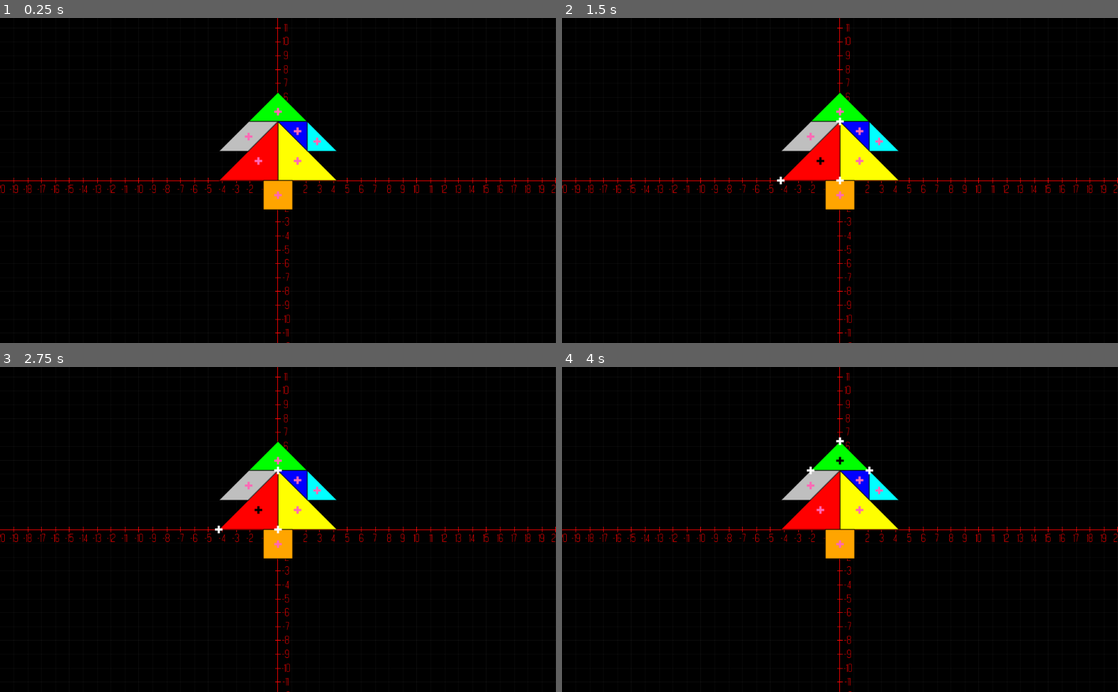
Above: before the commit, frames 1-4 (two rows, left to right).
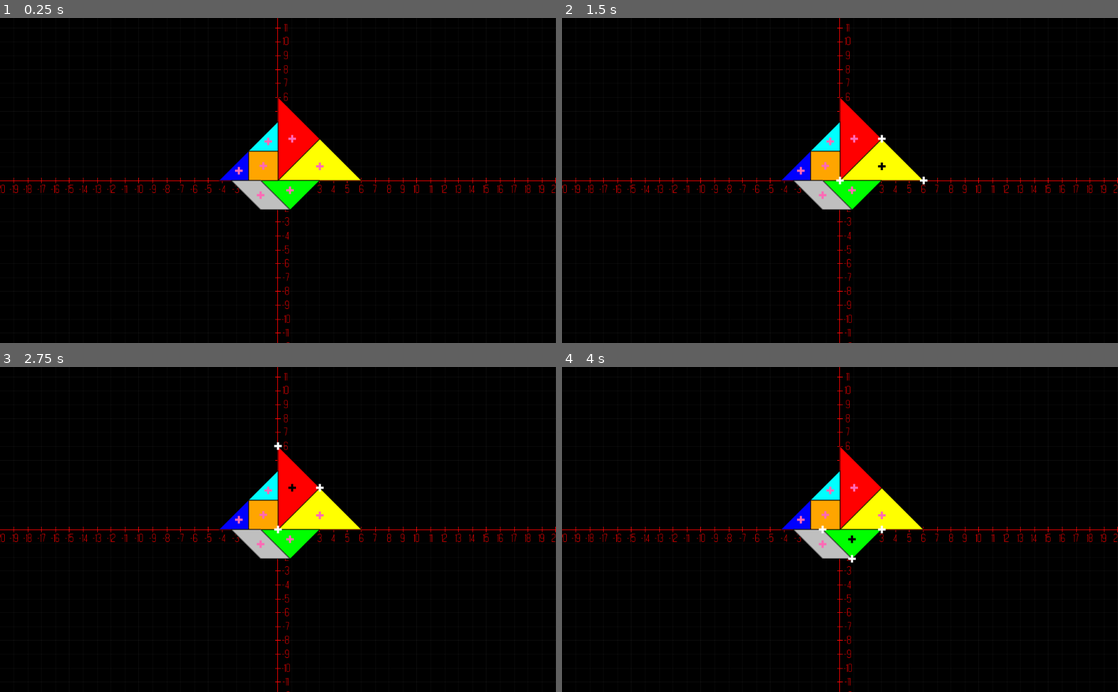
Above: after the commit, the same moments.

Repository: ikicapitan/ProyMat2018-Godot-
Game: Godot game, scene res://Scenes/main.tscn
Two runs of this game, one before a commit and one after it. Both use one fixed random seed, a clock stepped at 60 frames per second and the inputs below.
Inputs (mouse positions are in pixels of both pictures, inside the frame that each line leads up to; where the layout moved, square brackets give the same spot in the first picture):
- Up to frame 1 (0.25 s): no input
- Up to frame 2 (1.5 s): click (878, 167) [862, 161] at 0.5 s; click (817, 161) at 1.27 s
- Up to frame 3 (2.75 s): click (289, 487) at 2.02 s
- Up to frame 4 (4 s): click (840, 461) at 2.77 s; click (851, 539) at 3.52 s

The runs differ from the first frame. In frame 1, 4.3% of the frame differs, in the area x 39-66%, y 22-59%; in frame 2, 4.4%; in frame 3, 4.4%; in frame 4, 4.4%, in the area x 39-66%, y 21-61%.

Commit message:
Semi-Final

Diff:
--- a/Scenes/main.gd
+++ b/Scenes/main.gd
@@ -9,6 +9,7 @@
 export (PackedScene) var arbol
 export (PackedScene) var select
 export (PackedScene) var select_p
+export (int) var cant_figuras
 
 func _ready():
-	pass
+	randomize()
--- a/Scenes/main.tscn
+++ b/Scenes/main.tscn
@@ -12,7 +12,7 @@
 [ext_resource path="res://Scenes/slct_pieza.tscn" type="PackedScene" id=10]
 [ext_resource path="res://Scenes/nivel.gd" type="Script" id=11]
 
-[node name="main" type="Node" index="0" groups=[
+[node name="main" type="Node" groups=[
 "main",
 ]]
 
@@ -26,6 +26,7 @@
 arbol = ExtResource( 8 )
 select = ExtResource( 9 )
 select_p = ExtResource( 10 )
+cant_figuras = 5
 
 [node name="cam" type="Camera2D" parent="." index="0"]
 
--- a/Scenes/nivel.gd
+++ b/Scenes/nivel.gd
@@ -59,5 +59,18 @@
 	add_child(newTangram)
 
 func cargar_pieza():
-	var newTangram = get_tree().get_nodes_in_group("main")[0].arbol.instance()
+	var resultado = randi()%get_tree().get_nodes_in_group("main")[0].cant_figuras+1
+	var newTangram
+	match resultado:
+		1:
+			newTangram = get_tree().get_nodes_in_group("main")[0].gato.instance()
+		2:
+			newTangram = get_tree().get_nodes_in_group("main")[0].barco.instance()
+		3:
+			newTangram = get_tree().get_nodes_in_group("main")[0].casita.instance()
+		4:
+			newTangram = get_tree().get_nodes_in_group("main")[0].cisne.instance()
+		5:
+			newTangram = get_tree().get_nodes_in_group("main")[0].arbol.instance()
+
 	get_tree().get_nodes_in_group("tangram")[0].add_child(newTangram)
--- a/Scenes/slct.gd
+++ b/Scenes/slct.gd
@@ -1,10 +1,14 @@
 extends TextureButton
 
+var ref_v #Referencia a que vertice pertenece
 
 func _ready():
-	pass
+	get_node("Ejes/X").text = String(round(ref_v.x / get_tree().get_nodes_in_group("tangram")[0].offset.x))
+	get_node("Ejes/Y").text = String(round(ref_v.y / get_tree().get_nodes_in_group("tangram")[0].offset.x)*-1)
 
-
+func _process(delta):
+	if(Input.is_action_just_released("enter")):
+		modificar_v()
 
 func _on_slct_button_up(): #Si clickeo
 	modulate = Color(0.4, 0.2, 0.6, 1) #Cambio de color
@@ -13,3 +17,21 @@
 		if(p != self): #Si el vertice es justo el clickeado (o sea el actual)
 			p.modulate = Color(1.0, 1.0, 1.0, 1) #Cambio a blanco
 			p.get_node("Ejes").visible = false #Hago visible edicion de ejes
+
+func _on_X_text_changed():
+	if(abs(get_node("Ejes/X").text.to_float()) > get_tree().get_nodes_in_group("nivel")[0].unidad_x):
+		if(get_node("Ejes/X").text.to_int() > 0): #Es positivo
+			get_node("Ejes/X").text = String(get_tree().get_nodes_in_group("nivel")[0].unidad_x)
+		else:
+			get_node("Ejes/X").text = String(-get_tree().get_nodes_in_group("nivel")[0].unidad_x)
+
+func _on_Y_text_changed():
+	if(abs(get_node("Ejes/Y").text.to_float()) > get_tree().get_nodes_in_group("nivel")[0].unidad_x):
+		if(get_node("Ejes/Y").text.to_int() > 0): #Es positivo
+			get_node("Ejes/Y").text = String(get_tree().get_nodes_in_group("nivel")[0].unidad_x)
+		else:
+			get_node("Ejes/Y").text = String(-get_tree().get_nodes_in_group("nivel")[0].unidad_x)
+
+func modificar_v(): #Modifica el vertice y lo vuelve a dibujar
+	ref_v = Vector2(get_node("Ejes/X").text.to_int(), get_node("Ejes/Y").text.to_int())
+	get_tree().get_nodes_in_group("tangram")[0].actualizar_figura()
--- a/Scenes/slct.tscn
+++ b/Scenes/slct.tscn
@@ -3,7 +3,7 @@
 [ext_resource path="res://Sprites/seleccion.png" type="Texture" id=1]
 [ext_resource path="res://Scenes/slct.gd" type="Script" id=2]
 
-[node name="slct" type="TextureButton" groups=[
+[node name="slct" type="TextureButton" index="0" groups=[
 "slct",
 ]]
 
@@ -51,7 +51,7 @@
 mouse_default_cursor_shape = 0
 size_flags_horizontal = 1
 size_flags_vertical = 1
-text = "0"
+text = "000"
 readonly = false
 highlight_current_line = false
 syntax_highlighting = false
@@ -67,7 +67,7 @@
 caret_blink = false
 caret_blink_speed = 0.65
 caret_moving_by_right_click = true
-_sections_unfolded = [ "Visibility" ]
+_sections_unfolded = [ "Rect", "Visibility", "custom_fonts" ]
 
 [node name="Y" type="TextEdit" parent="Ejes" index="1"]
 
@@ -75,9 +75,9 @@
 anchor_top = 0.0
 anchor_right = 0.0
 anchor_bottom = 0.0
-margin_left = 51.0
+margin_left = 52.0
 margin_top = 12.0
-margin_right = 85.0
+margin_right = 86.0
 margin_bottom = 36.0
 rect_pivot_offset = Vector2( 0, 0 )
 rect_clip_content = false
@@ -102,6 +102,10 @@
 caret_blink = false
 caret_blink_speed = 0.65
 caret_moving_by_right_click = true
-_sections_unfolded = [ "Visibility" ]
+_sections_unfolded = [ "Rect", "Visibility", "custom_fonts" ]
 
 [connection signal="button_up" from="." to="." method="_on_slct_button_up"]
+
+[connection signal="text_changed" from="Ejes/X" to="." method="_on_X_text_changed"]
+
+[connection signal="text_changed" from="Ejes/Y" to="." method="_on_Y_text_changed"]
--- a/Scenes/slct_pieza.gd
+++ b/Scenes/slct_pieza.gd
@@ -4,7 +4,6 @@
 
 func _ready():
 	pass
-
 
 func _on_slct_pieza_button_up():
 	modulate = Color(0.0, 0.0, 0.0, 1) #Cambio de color
@@ -13,4 +12,8 @@
 			p.modulate = Color(1, 0.41, 0.71, 1) #Cambio a rosadito
 	if get_tree().get_nodes_in_group("tangram")[0].target != pieza_referencia:
 		get_tree().get_nodes_in_group("tangram")[0].target = pieza_referencia
-		get_tree().get_nodes_in_group("tangram")[0].actualizar()
+		var vert_edit = get_tree().get_nodes_in_group("slct")
+		if(vert_edit.size() > 0): #Si es mayor a 0, es porque hay vertices creados, solo actualizo valores
+			get_tree().get_nodes_in_group("tangram")[0].actualizar_seleccion()
+		else: #Sino, si es 0, es porque no habia vertices, tengo que crearlos
+			get_tree().get_nodes_in_group("tangram")[0].actualizar()
--- a/Scenes/slct_pieza.tscn
+++ b/Scenes/slct_pieza.tscn
@@ -3,7 +3,7 @@
 [ext_resource path="res://Sprites/seleccion.png" type="Texture" id=1]
 [ext_resource path="res://Scenes/slct_pieza.gd" type="Script" id=2]
 
-[node name="slct_pieza" type="TextureButton" groups=[
+[node name="slct_pieza" type="TextureButton" index="0" groups=[
 "slct_p",
 ]]
 
--- a/Scripts/Tangrama2.gd
+++ b/Scripts/Tangrama2.gd
@@ -14,8 +14,11 @@
 var offset
 export (Vector2) var v_offset
 var piezas = [pieza.new(), pieza.new(), pieza.new(), pieza.new(), pieza.new(), pieza.new(), pieza.new()] #1 y 2 (TRI3), 3 (TRI2), 4 y 5 (TRI1), 6 QUAD, 7 RECT
+var p_resuelto = [pieza.new(), pieza.new(), pieza.new(), pieza.new(), pieza.new(), pieza.new(), pieza.new()] #1 y 2 (TRI3), 3 (TRI2), 4 y 5 (TRI1), 6 QUAD, 7 RECT
 var modificador = 1
 var colores = [Color(1,1,0,1), Color(1,0,0,1), Color(0,1,0,1), Color(0, 0, 1, 1), Color(0, 1, 1, 1), Color(1, 0.65, 0, 1), Color(0.75, 0.75, 0.75)]
+var res_generado = false
+
 
 class pieza: #Clase pieza de Tangrama
 	var pos_ini = Vector2(0,0)
@@ -25,6 +28,7 @@
 	var flipped = false #Volteado
 	var boton_select
 
+
 func dibujar_figura(pieza, color):#Dibuja la pieza segun sus vertices
 	draw_polygon(pieza.vertices, PoolColorArray([color]))
 
@@ -42,28 +46,33 @@
 		p.boton_select.modulate = Color(1, 0.41, 0.71, 1)
 		add_child(p.boton_select)
 
-
 func _draw():
 	dibujar_tangrama()
 
 func dibujar_tangrama():
 	for i in piezas.size():#Recorre las piezas del tangrama por indice
 		dibujar_figura(piezas[i],colores[i])
+		var c_color = colores[i]
+		c_color.a = 0.2
+		dibujar_figura(p_resuelto[i],c_color)
 		for j in piezas[i].vertices.size():#Recorre los vertices de cada pieza para dibujar los contornos
 			draw_line(piezas[i].vertices[j-1],piezas[i].vertices[j], Color(0,0,0,0.5), CONTORNO, false)
 	update()
 
 func actualizar():
-	generar_figuras()
+	if(!res_generado):
+		generar_figuras()
 	if(target != -1): #Si el target es distin de -1, es porque se seleccionó una pieza
 			for objeto in get_tree().get_nodes_in_group("slct"):#Elimino todos los vertices selecionables que existen
 				remove_child(objeto)
 				objeto.queue_free()
 			for v in piezas[target].vertices: #Creamos vertices seleccionables segun el target
 				var newPoint = get_tree().get_nodes_in_group("main")[0].select.instance()
+				newPoint.ref_v = v #Le doy como referencia el vertice actual
+				newPoint.rect_position = v + v_offset
 				add_child(newPoint)
-				newPoint.rect_position = v + v_offset
 	update()
+
 
 func generar_figuras():
 	tri3R()
@@ -73,6 +82,23 @@
 	tri2()
 	quad1()
 	rect1()
+	if(!res_generado):
+		generar_resuelto()
+
+func generar_resuelto():
+	for i in piezas.size():
+		p_resuelto[i].pos_ini = piezas[i].pos_ini
+		p_resuelto[i].vertices = piezas[i].vertices.duplicate()
+
+
+	res_generado = true
+	#generar_desorden()
+
+	for i in piezas.size():
+		piezas[i].boton_select.rect_position = calcular_centro(piezas[i])
+
+	update()
+
 
 func quad(var dim): #Crea cuadrado
 	if(piezas[5].disponible):
@@ -100,7 +126,7 @@
 	if(piezas[6].disponible):
 		var radianes = deg2rad(piezas[6].grados)
 		var pos_ini = Vector2(piezas[6].pos_ini.x * offset.x, piezas[6].pos_ini.y * offset.x)
-		piezas[6].vertices.clear()
+		piezas[6].vertices.clear() #jJony
 		piezas[6].vertices.append(Vector2(0,0).rotated(radianes) + pos_ini)
 		piezas[6].vertices.append(Vector2(dim * offset.x * modificador,0).rotated(radianes) + pos_ini)
 		piezas[6].vertices.append(Vector2(dim/2 * offset.x * modificador + dim * offset.x * modificador,dim/2 * -offset.x).rotated(radianes) + pos_ini)
@@ -148,3 +174,58 @@
 
 func rect1(): #Dibuja el rectangulo
 	rect(LADO_PARAL)
+
+#Por Jjony
+func actualizar_figura():
+	var vert_edit = get_tree().get_nodes_in_group("slct")#Obtengo todos los vertices editables que existen
+	for i in piezas[target].vertices.size(): #Recorremos los vertices de la figura seleccionada
+		#Le asigno a cada vertice el valor del vertice seleccionable
+		piezas[target].vertices[i] = Vector2(
+		vert_edit[i].get_node("Ejes/X").text.to_int() * offset.x,
+        - vert_edit[i].get_node("Ejes/Y").text.to_int() * offset.x)
+        #Actualizo la posicion del vertice editable
+		vert_edit[i].rect_position = piezas[target].vertices[i] + v_offset
+        #Recalculo el centro
+		piezas[target].boton_select.rect_position = calcular_centro(piezas[target])
+		update()
+	check_win() #Me fijo si gano el jugador
+
+func actualizar_seleccion():
+	for objeto in get_tree().get_nodes_in_group("slct"):#Elimino todos los vertices selecionables que existen
+		remove_child(objeto)
+		objeto.queue_free()
+	for v in piezas[target].vertices: #Creamos vertices seleccionables segun el target
+		var newPoint = get_tree().get_nodes_in_group("main")[0].select.instance()
+		newPoint.ref_v = v #Le doy como referencia el vertice actual
+		newPoint.rect_position = v + v_offset
+		add_child(newPoint)
+		update()
+
+func generar_desorden():
+	for i in piezas.size():
+		var resultado = randi()%6 #0,1 nada, 2 multiplica, 3 divide, 4 posicion, 5 modif 1 vert
+		if(resultado != 5):
+			var resultado2 = Vector2((randi()%20-10) * offset.x, (randi()%20-10) * offset.x)
+			for j in piezas[i].vertices.size():
+				match(resultado):
+					2: #Mult
+						piezas[i].vertices[j] *= 1.5
+					3: #Div
+						piezas[i].vertices[j] /= 1.5
+					4: #Pos
+						piezas[i].vertices[j] += resultado2
+		else:
+			resultado = randi()%(piezas[i].vertices.size()-1)
+			piezas[i].vertices[resultado] = Vector2((randi()%20-10)*offset.x, (randi()%20-10)*offset.x)
+
+
+func check_win():
+	for i in piezas.size():
+		for j in p_resuelto.size():
+			for k in piezas[i].vertices.size():
+				for l in piezas[j].vertices.size():
+					if(int(round(piezas[i].vertices[k].x)) != int(round(p_resuelto[j].vertices[l].x)) ||
+					int(round(piezas[i].vertices[k].y) != int(round(p_resuelto[j].vertices[l].y)))):
+						print(int(round(piezas[i].vertices[k].x)))
+						print(int(round(p_resuelto[j].vertices[l].x)))
+						return #Sale de la funcion porque encontro uno que no es igual
--- a/project.godot
+++ b/project.godot
@@ -18,6 +18,11 @@
 
 gamehandler="*res://gamehandler.gd"
 
+[input]
+
+enter=[ Object(InputEventKey,"resource_local_to_scene":false,"resource_name":"","device":0,"alt":false,"shift":false,"control":false,"meta":false,"command":false,"pressed":false,"scancode":16777221,"unicode":0,"echo":false,"script":null)
+ ]
+
 [rendering]
 
 environment/default_clear_color=Color( 0, 0, 0, 1 )
